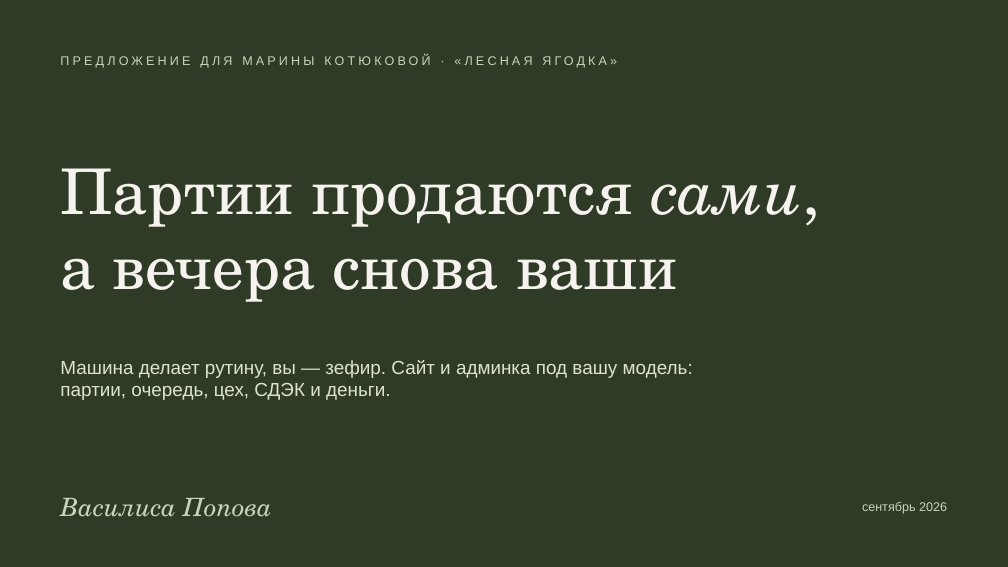
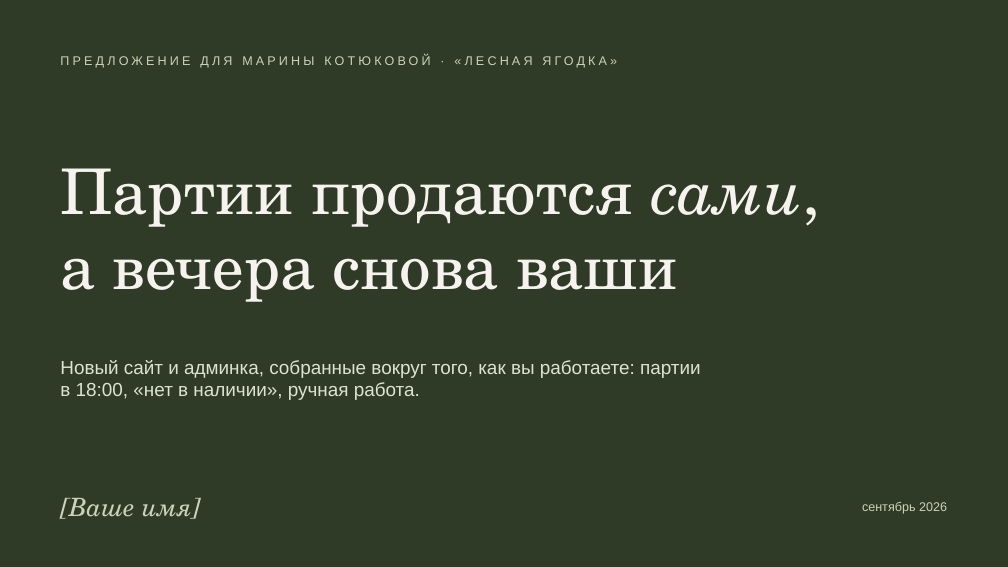
Before and after one commit to ellischment/svoya_ferma, a slide deck: slide 1 of docs/preview/lesnaya-yagodka-predlozhenie.pptx. Drawn at 1008x567 pixels with LibreOffice and Linux fonts; fonts in the diff are those of the drawing. Boxes give left, top, right and bottom in pixels: in the first picture for what was removed or moved away, otherwise in the second. Text is boxed around its words. In the diff, an @@ line names an element or a change of style, - is before the commit and + after.

```diff
--- a/docs/preview/lesnaya-yagodka-predlozhenie.pptx
+++ b/docs/preview/lesnaya-yagodka-predlozhenie.pptx
@@ text at [60,360,701,400]: text changed @@
-Машина делает рутину, вы — зефир. Сайт и админка под вашу модель: партии, очередь, цех, СДЭК и деньги.
+Новый сайт и админка, собранные вокруг того, как вы работаете: партии в 18:00, «нет в наличии», ручная работа.
@@ text at [69,498,192,519]: text changed @@
-Василиса Попова
+[Ваше имя]
```
Also in this commit, not shown: 8 other slides changed, 6 slides added, 3 slides removed.
